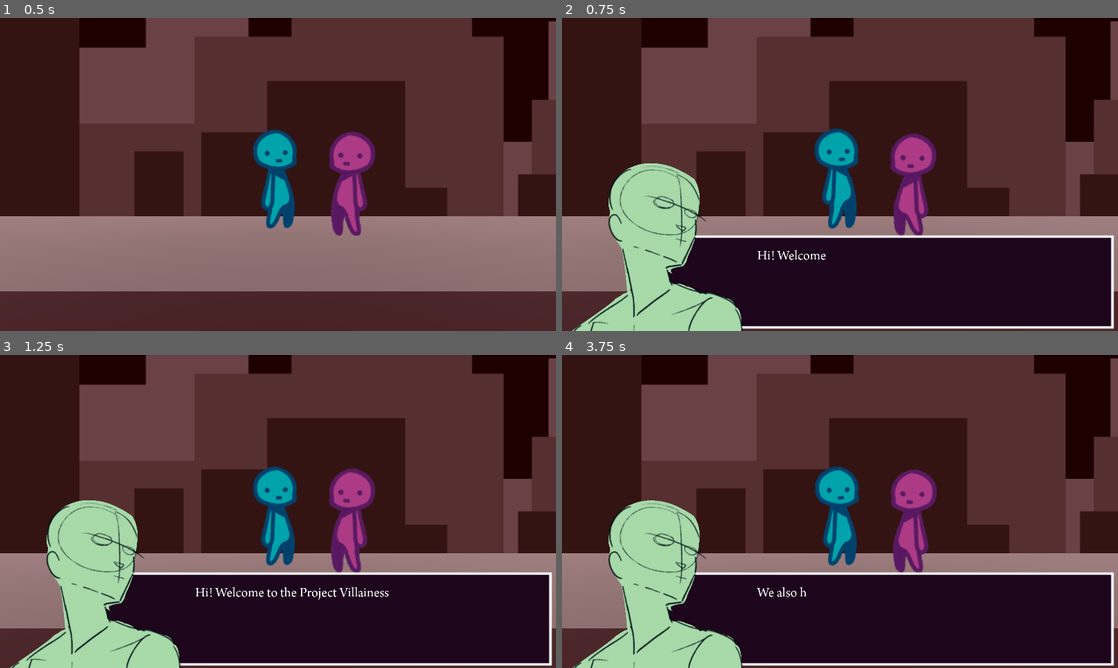
Above: before the commit, frames 1-4 (two rows, left to right).
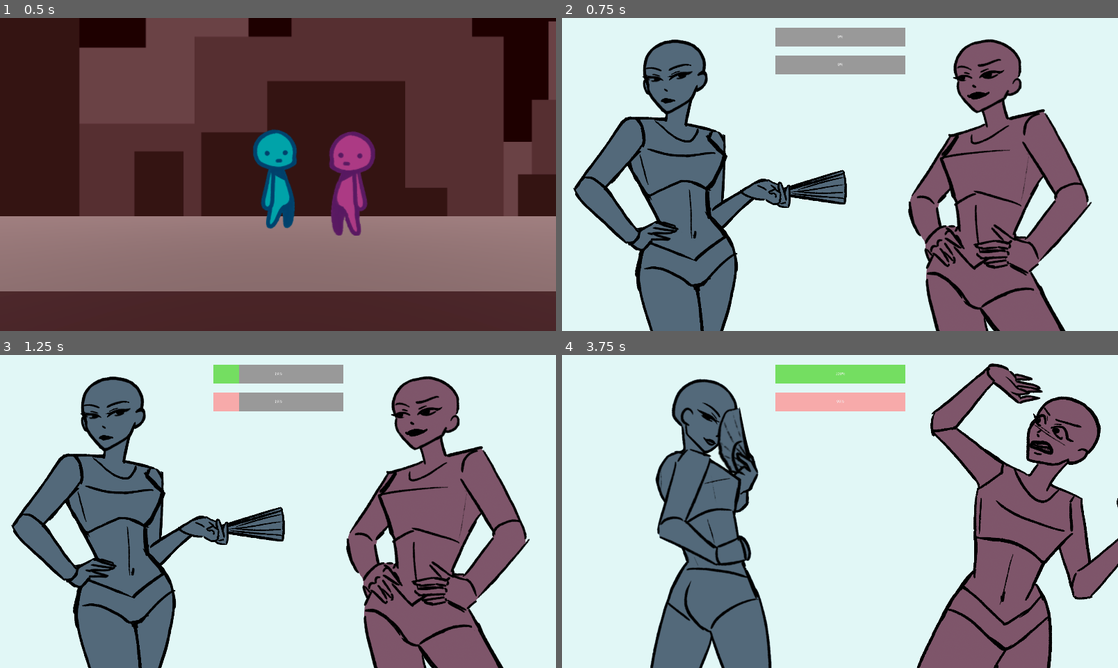
Above: after the commit, the same moments.

Repository: eigenstuffs/SRS
Game: Godot game, scene res://map/space.tscn
Same seed, same stepped clock (60 frames per second), same inputs: the game is played once before the commit and once after it. Before the commit the project starts from res://space/space.tscn.
Inputs (mouse positions are in pixels of both pictures, inside the frame that each line leads up to):
- Up to frame 1 (0.5 s): no input
- Up to frame 2 (0.75 s): tap Enter (ui_accept) at 0.5 s; move the mouse to (962, 158) at 0.52 s; hold Right (ui_right) from 0.53 s (still down); hold Enter (ui_accept) from 0.53 s (still down)
- Up to frame 3 (1.25 s): keep holding Right (ui_right); keep holding Enter (ui_accept)
- Up to frame 4 (3.75 s): move the mouse to (728, 527) at 1.27 s; release Right (ui_right) at 1.28 s; release Enter (ui_accept) at 1.28 s; hold Down (ui_down) 1.28-2 s; tap Enter (ui_accept) at 1.35, 1.52, 1.82 s; click (840, 414) at 2 s, where only the run after the commit has a clickable "Spill on Dress Spill your dri…"; move the mouse to (895, 442) at 2.77 s; hold Right (ui_right) 2.78-3.5 s; hold Enter (ui_accept) 2.78-3.5 s; click "Next" at 3.5 s

Frame 1 is identical in both runs. In frame 2, 99% of the frame differs, in the area x 0-100%, y 0-100%; in frame 3, 99%; in frame 4, 100%.

Commit message:
modular social warfare + minigame template

Diff:
--- a/dialogue/dialogue_from_strings.gd
+++ b/dialogue/dialogue_from_strings.gd
@@ -6,7 +6,6 @@
 signal boost_stats
 
 @onready var box = $Box
-@onready var sprite = $Sprite
 @onready var label = $Label
 @onready var button = $Button
 
--- a/global/utilities.gd
+++ b/global/utilities.gd
@@ -4,10 +4,9 @@
 
 const DIALOGUE_FROM_STRINGS = preload("res://dialogue/dialogue_from_strings.tscn")
 
-func dialogue_from_strings(text_array : Array[String]):
+func dialogue_from_strings(holder : Control, text_array : Array[String]):
 	var a : DialogueFromStrings = DIALOGUE_FROM_STRINGS.instantiate()
-	var b = get_tree().current_scene
-	b.get_node("CanvasLayer/DialogueHolder").add_child(a)
+	holder.add_child(a)
 	a.read(text_array)
 	await a.finished_reading
 	a.queue_free()
--- a/space/npc.tscn
+++ b/map/npc.tscn
@@ -1,9 +1,9 @@
 [gd_scene load_steps=10 format=3 uid="uid://0ttabng4vst4"]
 
-[ext_resource type="Script" path="res://space/npc.gd" id="1_vbktf"]
-[ext_resource type="PackedScene" uid="uid://bgh3a41nfgulr" path="res://space/interaction.tscn" id="3_6waqm"]
+[ext_resource type="Script" path="res://map/npc.gd" id="1_vbktf"]
+[ext_resource type="PackedScene" uid="uid://bgh3a41nfgulr" path="res://tools/interaction.tscn" id="3_6waqm"]
 [ext_resource type="Texture2D" uid="uid://304qv7q1hedd" path="res://assets/spritesheet_mini_selected_idle.png" id="3_xu2c4"]
-[ext_resource type="Script" path="res://space/interaction_dialogue.gd" id="4_4xfcs"]
+[ext_resource type="Script" path="res://tools/interaction_dialogue.gd" id="4_4xfcs"]
 [ext_resource type="Texture2D" uid="uid://bw7psbkr0rhw2" path="res://assets/spritesheet_mini_npc_idle.png" id="5_xi6n1"]
 
 [sub_resource type="BoxShape3D" id="BoxShape3D_0hq8b"]
--- a/space/space.tscn
+++ b/map/space.tscn
@@ -1,9 +1,14 @@
-[gd_scene load_steps=12 format=3 uid="uid://cvtxj6bgvwaq1"]
+[gd_scene load_steps=21 format=3 uid="uid://cvtxj6bgvwaq1"]
 
 [ext_resource type="Texture2D" uid="uid://ucktysloxbk5" path="res://assets/placeholder.png" id="1_vfnrs"]
 [ext_resource type="Texture2D" uid="uid://3ig7k3kf4uhq" path="res://assets/background layer.png" id="2_3pibv"]
 [ext_resource type="PackedScene" uid="uid://ci1t3lpmt68a2" path="res://player/player.tscn" id="3_j6c6d"]
-[ext_resource type="PackedScene" uid="uid://0ttabng4vst4" path="res://space/npc.tscn" id="4_5bkec"]
+[ext_resource type="Script" path="res://map/npc.gd" id="4_mkrlg"]
+[ext_resource type="Texture2D" uid="uid://bw7psbkr0rhw2" path="res://assets/spritesheet_mini_npc_idle.png" id="5_ufflc"]
+[ext_resource type="Texture2D" uid="uid://304qv7q1hedd" path="res://assets/spritesheet_mini_selected_idle.png" id="6_s1c72"]
+[ext_resource type="PackedScene" uid="uid://bgh3a41nfgulr" path="res://tools/interaction.tscn" id="7_a7ypq"]
+[ext_resource type="Script" path="res://tools/interaction_minigame.gd" id="8_k2fmi"]
+[ext_resource type="PackedScene" uid="uid://dq7piist510w8" path="res://minigames/social_warfare/social_warfare.tscn" id="9_aipco"]
 
 [sub_resource type="StandardMaterial3D" id="StandardMaterial3D_qu7o7"]
 albedo_color = Color(0.356863, 0.156863, 0.172549, 1)
@@ -22,6 +27,47 @@
 material = SubResource("StandardMaterial3D_k4y4c")
 size = Vector2(10, 2)
 
+[sub_resource type="BoxShape3D" id="BoxShape3D_0hq8b"]
+size = Vector3(0.5, 1, 0.02)
+
+[sub_resource type="Animation" id="Animation_rl8og"]
+resource_name = "Idle"
+length = 0.7
+loop_mode = 1
+tracks/0/type = "value"
+tracks/0/imported = false
+tracks/0/enabled = true
+tracks/0/path = NodePath("Sprite3D:frame")
+tracks/0/interp = 1
+tracks/0/loop_wrap = true
+tracks/0/keys = {
+"times": PackedFloat32Array(0, 0.1, 0.2, 0.3, 0.4, 0.5, 0.6),
+"transitions": PackedFloat32Array(1, 1, 1, 1, 1, 1, 1),
+"update": 1,
+"values": [0, 1, 2, 3, 4, 5, 6]
+}
+
+[sub_resource type="Animation" id="Animation_5th0q"]
+length = 0.001
+tracks/0/type = "value"
+tracks/0/imported = false
+tracks/0/enabled = true
+tracks/0/path = NodePath("Sprite3D:frame")
+tracks/0/interp = 1
+tracks/0/loop_wrap = true
+tracks/0/keys = {
+"times": PackedFloat32Array(0),
+"transitions": PackedFloat32Array(1),
+"update": 1,
+"values": [0]
+}
+
+[sub_resource type="AnimationLibrary" id="AnimationLibrary_qbuaw"]
+_data = {
+"Idle": SubResource("Animation_rl8og"),
+"RESET": SubResource("Animation_5th0q")
+}
+
 [sub_resource type="BoxShape3D" id="BoxShape3D_uoii5"]
 size = Vector3(10, 10, 0.1)
 
@@ -34,6 +80,12 @@
 [node name="CanvasLayer" type="CanvasLayer" parent="."]
 
 [node name="DialogueHolder" type="Control" parent="CanvasLayer"]
+layout_mode = 3
+anchors_preset = 0
+offset_right = 40.0
+offset_bottom = 40.0
+
+[node name="MinigameHolder" type="Control" parent="CanvasLayer"]
 layout_mode = 3
 anchors_preset = 0
 offset_right = 40.0
@@ -81,9 +133,31 @@
 [node name="Player" parent="." instance=ExtResource("3_j6c6d")]
 transform = Transform3D(1, 0, 0, 0, 1, 0, 0, 0, 1, 0, 1, -2.10098)
 
-[node name="NPC" parent="." instance=ExtResource("4_5bkec")]
+[node name="NPC" type="Area3D" parent="."]
 transform = Transform3D(1, 0, 0, 0, 1, 0, 0, 0, 1, 0.770629, 0.540338, -2)
+script = ExtResource("4_mkrlg")
+idle = ExtResource("5_ufflc")
+selected = ExtResource("6_s1c72")
 player_node = NodePath("../Player")
+
+[node name="Sprite3D" type="Sprite3D" parent="NPC"]
+transform = Transform3D(0.5, 0, 0, 0, 0.5, 0, 0, 0, 0.5, 0, 0, 0)
+texture = ExtResource("5_ufflc")
+hframes = 7
+
+[node name="CollisionShape3D" type="CollisionShape3D" parent="NPC"]
+transform = Transform3D(1, 0, 0, 0, 1, 0, 0, 0, 1, 0, -0.0472371, 0)
+shape = SubResource("BoxShape3D_0hq8b")
+
+[node name="Interaction" parent="NPC" instance=ExtResource("7_a7ypq")]
+script = ExtResource("8_k2fmi")
+minigame = ExtResource("9_aipco")
+
+[node name="AnimationPlayer" type="AnimationPlayer" parent="NPC"]
+libraries = {
+"": SubResource("AnimationLibrary_qbuaw")
+}
+autoplay = "Idle"
 
 [node name="StaticBody3D" type="StaticBody3D" parent="."]
 transform = Transform3D(1, 0, 0, 0, 1, 0, 0, 0, 1, -4.84603, 0, 0)
--- /dev/null
+++ b/minigames/social_warfare/SocialWarfareMoveList.tres
@@ -0,0 +1,11 @@
+[gd_resource type="Resource" script_class="SocialWarfareMoveList" load_steps=6 format=3 uid="uid://cp061c8fdau6t"]
+
+[ext_resource type="Resource" uid="uid://ba262pbkdcgy0" path="res://minigames/social_warfare/moves/ShoulderCheck.tres" id="1_lahi7"]
+[ext_resource type="Script" path="res://minigames/social_warfare/social_warfare_move_list.gd" id="1_wfpjg"]
+[ext_resource type="Resource" uid="uid://coupae6pv6o2c" path="res://minigames/social_warfare/moves/Rumor.tres" id="2_g4jos"]
+[ext_resource type="Resource" uid="uid://xxowyhfgq3pl" path="res://minigames/social_warfare/moves/SideEye.tres" id="3_1a3df"]
+[ext_resource type="Resource" uid="uid://cl4lrxe87vtgm" path="res://minigames/social_warfare/moves/SpillOnDress.tres" id="4_rouqi"]
+
+[resource]
+script = ExtResource("1_wfpjg")
+move_list = Array[Resource("res://minigames/social_warfare/moves/social_warfare_move.gd")]([ExtResource("1_lahi7"), ExtResource("2_g4jos"), ExtResource("3_1a3df"), ExtResource("4_rouqi")])
--- a/social_warfare/moves/Rumor.tres
+++ b/minigames/social_warfare/moves/Rumor.tres
@@ -1,6 +1,6 @@
 [gd_resource type="Resource" script_class="SocialWarfareMove" load_steps=2 format=3 uid="uid://coupae6pv6o2c"]
 
-[ext_resource type="Script" path="res://social_warfare/moves/social_warfare_move.gd" id="1_0kr7x"]
+[ext_resource type="Script" path="res://minigames/social_warfare/moves/social_warfare_move.gd" id="1_0kr7x"]
 
 [resource]
 script = ExtResource("1_0kr7x")
--- a/social_warfare/moves/ShoulderCheck.tres
+++ b/minigames/social_warfare/moves/ShoulderCheck.tres
@@ -1,6 +1,6 @@
 [gd_resource type="Resource" script_class="SocialWarfareMove" load_steps=2 format=3 uid="uid://ba262pbkdcgy0"]
 
-[ext_resource type="Script" path="res://social_warfare/moves/social_warfare_move.gd" id="1_hjs26"]
+[ext_resource type="Script" path="res://minigames/social_warfare/moves/social_warfare_move.gd" id="1_hjs26"]
 
 [resource]
 script = ExtResource("1_hjs26")
--- a/social_warfare/moves/SideEye.tres
+++ b/minigames/social_warfare/moves/SideEye.tres
@@ -1,6 +1,6 @@
 [gd_resource type="Resource" script_class="SocialWarfareMove" load_steps=2 format=3 uid="uid://xxowyhfgq3pl"]
 
-[ext_resource type="Script" path="res://social_warfare/moves/social_warfare_move.gd" id="1_44bhx"]
+[ext_resource type="Script" path="res://minigames/social_warfare/moves/social_warfare_move.gd" id="1_44bhx"]
 
 [resource]
 script = ExtResource("1_44bhx")
--- a/social_warfare/moves/SpillOnDress.tres
+++ b/minigames/social_warfare/moves/SpillOnDress.tres
@@ -1,6 +1,6 @@
 [gd_resource type="Resource" script_class="SocialWarfareMove" load_steps=2 format=3 uid="uid://cl4lrxe87vtgm"]
 
-[ext_resource type="Script" path="res://social_warfare/moves/social_warfare_move.gd" id="1_7swe3"]
+[ext_resource type="Script" path="res://minigames/social_warfare/moves/social_warfare_move.gd" id="1_7swe3"]
 
 [resource]
 script = ExtResource("1_7swe3")
--- a/social_warfare/social_warfare.gd
+++ b/minigames/social_warfare/social_warfare.gd
@@ -1,6 +1,6 @@
 extends Control
 
-@onready var MOVE_LIST = preload("res://social_warfare/SocialWarfareMoveList.tres")
+@onready var MOVE_LIST = preload("res://minigames/social_warfare/SocialWarfareMoveList.tres")
 
 @export var player_max_health : int # @export = edit in Inspector
 @export var enemy_max_health : int # basically just for convenience
@@ -10,8 +10,11 @@
 
 var intensity : int = 0
 
-@onready var player_bar : ProgressBar = $HealthBars/PlayerHealth
-@onready var enemy_bar : ProgressBar = $HealthBars/EnemyHealth
+@onready var player_bar : ProgressBar = $CanvasLayer/HealthBars/PlayerHealth
+@onready var enemy_bar : ProgressBar = $CanvasLayer/HealthBars/EnemyHealth
+@onready var health_bars : Control = $CanvasLayer/HealthBars
+@onready var player_moves : Control = $CanvasLayer/PlayerMoves
+@onready var holder = $CanvasLayer/DialogueHolder
 
 enum PLAYER_STATES {
 	IDLE,
@@ -34,7 +37,7 @@
 signal enemy_turn_completed
 signal player_won
 signal enemy_won
-signal minigame_finished
+signal minigame_finished(player_won : bool)
 
 func _ready():
 	self.connect("player_won", player_wins)
@@ -42,7 +45,7 @@
 
 	PLAYER_STATE = PLAYER_STATES.IDLE
 
-	$PlayerMoves.hide()
+	player_moves.hide()
 
 	await get_tree().create_timer(0.3).timeout # wait 0.3 seconds
 
@@ -80,7 +83,7 @@
 
 		# temporary move list so that we can sample w/o replacement
 
-		for i in $PlayerMoves.get_children():
+		for i in player_moves.get_children():
 			if i is Button:
 				temp_move_list.shuffle()
 				var move = temp_move_list[0]
@@ -90,8 +93,8 @@
 				if i.is_connected("move_selected", player_move_selected):
 					i.disconnect("move_selected", player_move_selected)
 				i.connect("move_selected", player_move_selected)
-		$HealthBars.hide()
-		$PlayerMoves.show() # make visible the buttons
+		health_bars.hide()
+		player_moves.show() # make visible the buttons
 
 		await player_turn_completed # wait for the player move
 
@@ -109,7 +112,7 @@
 		temp_move_list.shuffle()
 		var enemy_move = temp_move_list[0]
 
-		Util.dialogue_from_strings(enemy_move.move_text_enemy)
+		Util.dialogue_from_strings(holder, enemy_move.move_text_enemy)
 		await Util.util_finished
 
 		# apply the damage
@@ -119,7 +122,7 @@
 		# damage animation
 		PLAYER_STATE = PLAYER_STATES.DAMAGED
 
-		Util.dialogue_from_strings(["Opponent deals " + str(damage_done) + " damage!"])
+		Util.dialogue_from_strings(holder, ["Opponent deals " + str(damage_done) + " damage!"])
 		await Util.util_finished
 
 		var a = create_tween()
@@ -161,13 +164,13 @@
 
 func player_move_selected(move_resource : SocialWarfareMove):
 	# hide the buttons
-	$PlayerMoves.hide()
-	$HealthBars.show()
+	player_moves.hide()
+	health_bars.show()
 
 	# update the animation
 	PLAYER_STATE = PLAYER_STATES.TALK
 
-	Util.dialogue_from_strings(move_resource.move_text_player)
+	Util.dialogue_from_strings(holder, move_resource.move_text_player)
 	await Util.util_finished
 
 	# apply the move's damage
@@ -177,7 +180,7 @@
 	# update/animate the health bar
 	PLAYER_STATE = PLAYER_STATES.ATTACK
 
-	Util.dialogue_from_strings(["You deal " + str(damage_done) + " damage!"])
+	Util.dialogue_from_strings(holder, ["You deal " + str(damage_done) + " damage!"])
 	await Util.util_finished
 
 	var a = create_tween()
@@ -192,11 +195,11 @@
 	else: emit_signal("player_turn_completed")
 
 func player_wins():
-	Util.dialogue_from_strings(["You won!"])
-	await Util.util_finished
-	emit_signal("minigame_finished")
+	Util.dialogue_from_strings(holder, ["You won!"])
+	await Util.util_finished
+	emit_signal("minigame_finished", true)
 
 func enemy_wins():
-	Util.dialogue_from_strings(["You lose!"])
-	await Util.util_finished
-	emit_signal("minigame_finished")
+	Util.dialogue_from_strings(holder, ["You lose!"])
+	await Util.util_finished
+	emit_signal("minigame_finished", false)
--- a/social_warfare/social_warfare.tscn
+++ b/minigames/social_warfare/social_warfare.tscn
@@ -1,9 +1,9 @@
 [gd_scene load_steps=18 format=3 uid="uid://dq7piist510w8"]
 
-[ext_resource type="Script" path="res://social_warfare/social_warfare.gd" id="1_62gtl"]
+[ext_resource type="Script" path="res://minigames/social_warfare/social_warfare.gd" id="1_62gtl"]
 [ext_resource type="Texture2D" uid="uid://bmx38n2g6h7mp" path="res://assets/spritesheet_cecilia.png" id="1_fy2kp"]
 [ext_resource type="Texture2D" uid="uid://cifksca8mdvhi" path="res://assets/spritesheet_enemy.png" id="2_ibno4"]
-[ext_resource type="Script" path="res://social_warfare/move_button.gd" id="4_rio6d"]
+[ext_resource type="Script" path="res://minigames/social_warfare/move_button.gd" id="4_rio6d"]
 
 [sub_resource type="Animation" id="Animation_5fi3a"]
 resource_name = "Attack"
@@ -204,8 +204,10 @@
 vframes = 3
 frame = 4
 
-[node name="HealthBars" type="Control" parent="."]
-layout_mode = 1
+[node name="CanvasLayer" type="CanvasLayer" parent="."]
+
+[node name="HealthBars" type="Control" parent="CanvasLayer"]
+layout_mode = 3
 anchors_preset = 5
 anchor_left = 0.5
 anchor_right = 0.5
@@ -215,14 +217,14 @@
 offset_bottom = 224.0
 grow_horizontal = 2
 
-[node name="PlayerHealth" type="ProgressBar" parent="HealthBars"]
+[node name="PlayerHealth" type="ProgressBar" parent="CanvasLayer/HealthBars"]
 layout_mode = 0
 offset_right = 448.0
 offset_bottom = 64.0
 theme_override_styles/background = SubResource("StyleBoxFlat_5dmk3")
 theme_override_styles/fill = SubResource("StyleBoxFlat_oxuic")
 
-[node name="EnemyHealth" type="ProgressBar" parent="HealthBars"]
+[node name="EnemyHealth" type="ProgressBar" parent="CanvasLayer/HealthBars"]
 layout_mode = 0
 offset_top = 96.0
 offset_right = 448.0
@@ -230,8 +232,8 @@
 theme_override_styles/background = SubResource("StyleBoxFlat_vcffu")
 theme_override_styles/fill = SubResource("StyleBoxFlat_25auy")
 
-[node name="PlayerMoves" type="Control" parent="."]
-layout_mode = 1
+[node name="PlayerMoves" type="Control" parent="CanvasLayer"]
+layout_mode = 3
 anchors_preset = 8
 anchor_left = 0.5
 anchor_top = 0.5
@@ -244,7 +246,7 @@
 grow_horizontal = 2
 grow_vertical = 2
 
-[node name="ColorRect" type="ColorRect" parent="PlayerMoves"]
+[node name="ColorRect" type="ColorRect" parent="CanvasLayer/PlayerMoves"]
 layout_mode = 0
 offset_left = -448.0
 offset_top = -108.0
@@ -252,7 +254,7 @@
 offset_bottom = 980.0
 color = Color(0.0117647, 0.0117647, 0.0117647, 0.45098)
 
-[node name="MoveButton" type="Button" parent="PlayerMoves"]
+[node name="MoveButton" type="Button" parent="CanvasLayer/PlayerMoves"]
 layout_mode = 0
 offset_right = 1024.0
 offset_bottom = 192.0
@@ -262,7 +264,7 @@
 Intensity"
 script = ExtResource("4_rio6d")
 
-[node name="MoveButton2" type="Button" parent="PlayerMoves"]
+[node name="MoveButton2" type="Button" parent="CanvasLayer/PlayerMoves"]
 layout_mode = 0
 offset_top = 224.0
 offset_right = 1024.0
@@ -273,7 +275,7 @@
 Intensity"
 script = ExtResource("4_rio6d")
 
-[node name="MoveButton3" type="Button" parent="PlayerMoves"]
+[node name="MoveButton3" type="Button" parent="CanvasLayer/PlayerMoves"]
 layout_mode = 0
 offset_top = 448.0
 offset_right = 1024.0
@@ -284,7 +286,7 @@
 Intensity"
 script = ExtResource("4_rio6d")
 
-[node name="MoveButton4" type="Button" parent="PlayerMoves"]
+[node name="MoveButton4" type="Button" parent="CanvasLayer/PlayerMoves"]
 layout_mode = 0
 offset_top = 672.0
 offset_right = 1024.0
@@ -295,15 +297,16 @@
 Intensity"
 script = ExtResource("4_rio6d")
 
-[node name="CanvasLayer" type="CanvasLayer" parent="."]
-
 [node name="DialogueHolder" type="Control" parent="CanvasLayer"]
 layout_mode = 3
 anchors_preset = 0
 offset_right = 40.0
 offset_bottom = 40.0
 
-[connection signal="pressed" from="PlayerMoves/MoveButton" to="PlayerMoves/MoveButton" method="_on_pressed"]
-[connection signal="pressed" from="PlayerMoves/MoveButton2" to="PlayerMoves/MoveButton2" method="_on_pressed"]
-[connection signal="pressed" from="PlayerMoves/MoveButton3" to="PlayerMoves/MoveButton3" method="_on_pressed"]
-[connection signal="pressed" from="PlayerMoves/MoveButton4" to="PlayerMoves/MoveButton4" method="_on_pressed"]
+[node name="Camera2D" type="Camera2D" parent="."]
+position = Vector2(960, 540)
+
+[connection signal="pressed" from="CanvasLayer/PlayerMoves/MoveButton" to="CanvasLayer/PlayerMoves/MoveButton" method="_on_pressed"]
+[connection signal="pressed" from="CanvasLayer/PlayerMoves/MoveButton2" to="CanvasLayer/PlayerMoves/MoveButton2" method="_on_pressed"]
+[connection signal="pressed" from="CanvasLayer/PlayerMoves/MoveButton3" to="CanvasLayer/PlayerMoves/MoveButton3" method="_on_pressed"]
+[connection signal="pressed" from="CanvasLayer/PlayerMoves/MoveButton4" to="CanvasLayer/PlayerMoves/MoveButton4" method="_on_pressed"]
--- /dev/null
+++ b/minigames/social_warfare/social_warfare_move_list.gd
@@ -0,0 +1,5 @@
+extends Resource
+
+class_name SocialWarfareMoveList
+
+@export var move_list : Array[SocialWarfareMove]
--- /dev/null
+++ b/minigames/template/template.gd
@@ -0,0 +1,9 @@
+extends Node2D
+
+signal minigame_finished(player_won : bool)
+
+func _ready():
+	pass
+
+func end():
+	emit_signal("minigame_finished", true)
--- /dev/null
+++ b/minigames/template/template.tscn
@@ -0,0 +1,20 @@
+[gd_scene load_steps=2 format=3 uid="uid://dana732rgsc2w"]
+
+[ext_resource type="Script" path="res://minigames/template/template.gd" id="1_4o0ti"]
+
+[node name="Template" type="Node2D"]
+script = ExtResource("1_4o0ti")
+
+[node name="CanvasLayer" type="CanvasLayer" parent="."]
+
+[node name="DialogueHolder" type="Control" parent="CanvasLayer"]
+layout_mode = 3
+anchors_preset = 0
+offset_right = 40.0
+offset_bottom = 40.0
+
+[node name="MinigameHolder" type="Control" parent="CanvasLayer"]
+layout_mode = 3
+anchors_preset = 0
+offset_right = 40.0
+offset_bottom = 40.0
--- a/project.godot
+++ b/project.godot
@@ -11,7 +11,7 @@
 [application]
 
 config/name="SRS"
-run/main_scene="res://space/space.tscn"
+run/main_scene="res://map/space.tscn"
 config/features=PackedStringArray("4.2", "Forward Plus")
 config/icon="res://icon.svg"
 
--- a/social_warfare/SocialWarfareMoveList.tres
+++ /dev/null
@@ -1,11 +0,0 @@
-[gd_resource type="Resource" script_class="SocialWarfareMoveList" load_steps=6 format=3 uid="uid://c1gdtfg5uvspl"]
-
-[ext_resource type="Script" path="res://social_warfare/move_list.gd" id="1_44ml0"]
-[ext_resource type="Resource" uid="uid://coupae6pv6o2c" path="res://social_warfare/moves/Rumor.tres" id="1_iioiv"]
-[ext_resource type="Resource" uid="uid://ba262pbkdcgy0" path="res://social_warfare/moves/ShoulderCheck.tres" id="2_ah6vm"]
-[ext_resource type="Resource" uid="uid://xxowyhfgq3pl" path="res://social_warfare/moves/SideEye.tres" id="3_3wdaq"]
-[ext_resource type="Resource" uid="uid://cl4lrxe87vtgm" path="res://social_warfare/moves/SpillOnDress.tres" id="4_vigu2"]
-
-[resource]
-script = ExtResource("1_44ml0")
-move_list = Array[Resource("res://social_warfare/moves/social_warfare_move.gd")]([ExtResource("1_iioiv"), ExtResource("2_ah6vm"), ExtResource("3_3wdaq"), ExtResource("4_vigu2")])
--- a/social_warfare/move_list.gd
+++ /dev/null
@@ -1,10 +0,0 @@
-extends Resource
-
-class_name SocialWarfareMoveList
-
-# this resource just serves to store all of our moves, so that we can
-# reference just this list and shuffle them/call their properties.
-
-# see social_warfare.gd for how we implement that
-
-@export var move_list : Array[SocialWarfareMove]
--- a/space/interaction.tscn
+++ b/tools/interaction.tscn
@@ -1,11 +1,11 @@
 [gd_scene load_steps=3 format=3 uid="uid://bgh3a41nfgulr"]
 
-[ext_resource type="Script" path="res://space/interaction.gd" id="1_c024x"]
+[ext_resource type="Script" path="res://tools/interaction.gd" id="1_qklf0"]
 
 [sub_resource type="CylinderShape3D" id="CylinderShape3D_y5c71"]
 
 [node name="Interaction" type="Area3D"]
-script = ExtResource("1_c024x")
+script = ExtResource("1_qklf0")
 
 [node name="CollisionShape3D" type="CollisionShape3D" parent="."]
 shape = SubResource("CylinderShape3D_y5c71")
--- /dev/null
+++ b/tools/interaction_minigame.gd
@@ -0,0 +1,16 @@
+extends Interaction
+
+@export var minigame : PackedScene
+
+func action():
+	if minigame:
+		Global.can_move = false
+		var a = minigame.instantiate()
+		if get_tree().current_scene.has_node("CanvasLayer/MinigameHolder"):
+			var b = get_tree().current_scene.get_node("CanvasLayer/MinigameHolder")
+			b.add_child(a)
+			await a.minigame_finished
+			a.queue_free()
+			emit_signal("end_interaction")
+		Global.can_move = true
+	else: print("Error: no minigame attached (add a scene)")
Renamed: space/npc.gd -> map/npc.gd
Renamed: social_warfare/move_button.gd -> minigames/social_warfare/move_button.gd
Renamed: social_warfare/moves/social_warfare_move.gd -> minigames/social_warfare/moves/social_warfare_move.gd
Renamed: space/interaction.gd -> tools/interaction.gd
Renamed: space/interaction_dialogue.gd -> tools/interaction_dialogue.gd
